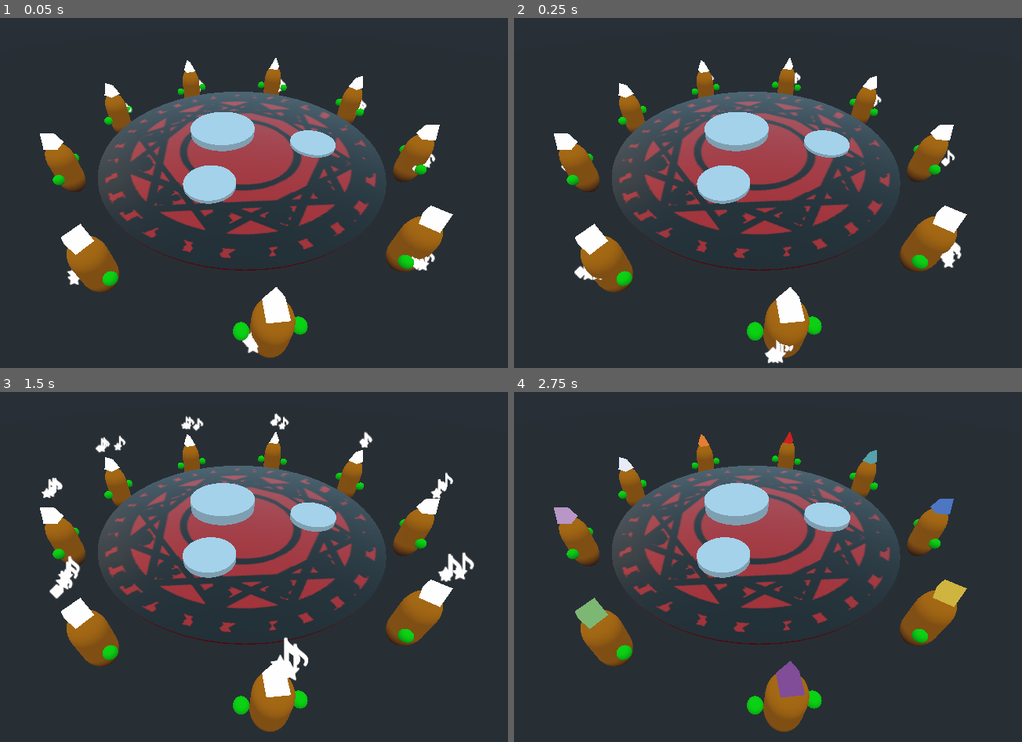
Above: before the commit, frames 1-4 (two rows, left to right).
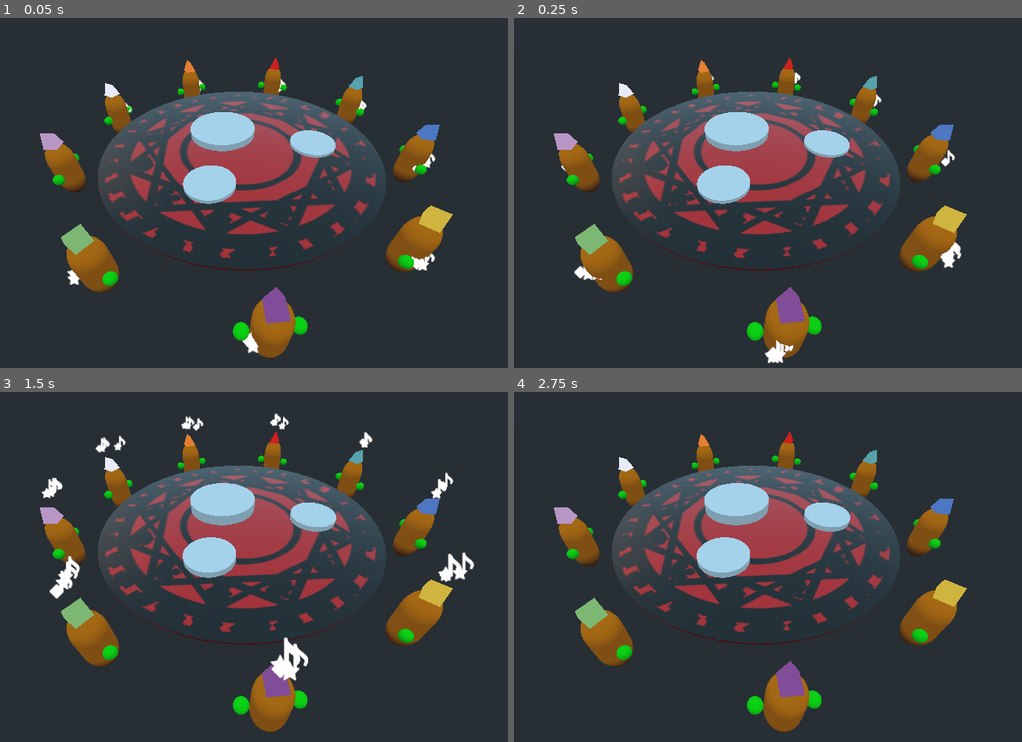
Above: after the commit, the same moments.

Repository: AbeVos/eldee47
Game: Godot game, scene res://scenes/Main.tscn
Same seed, same stepped clock (60 frames per second), same inputs: the game is played once before the commit and once after it. The project has no main scene, so this scene is started directly.
Inputs (mouse positions are in pixels of both pictures, inside the frame that each line leads up to):
- Up to frame 1 (0.05 s): no input
- Up to frame 2 (0.25 s): no input
- Up to frame 3 (1.5 s): tap Enter (ui_accept) at 0.5, 0.77 s; move the mouse to (370, 553) at 0.52 s; click (370, 553) at 0.67 s; drag from (106, 591) to (198, 644) at 1.27 s
- Up to frame 4 (2.75 s): move the mouse to (808, 490) at 2.02 s; click (808, 490) at 2.17 s

The runs differ from the first frame. In frame 1, 1.5% of the frame differs, in the area x 7-90%, y 11-88%; in frame 2, 1.5%; in frame 3, 1.4%; in frame 4, nothing differs.

Commit message:
Zorg dat lichaamsdelen omhoog gaan met een akoord

Diff:
--- a/game/scripts/Choir.gd
+++ b/game/scripts/Choir.gd
@@ -5,84 +5,83 @@
 const CultistResource = preload("res://scenes/Cultist.tscn")
 
 export var groups = {
-	1: [0, 1, 2],
-	2: [1, 3, 5],
-	3: [2, 4, 6],
+    1: [0, 1, 2],
+    2: [1, 3, 5],
+    3: [2, 4, 6],
 }
 export var tones = ["C", "E", "G"]
 
+func _ready():
+    hat_colors()
+
 func _on_Metronome_timeout():
-	# Collect symbols.
-	var symbols = []
+    # Collect symbols.
+    var symbols = []
 
-	for cultist in $Cultists.get_children():
-		symbols.append(cultist.get_pitch(true))
+    for cultist in $Cultists.get_children():
+        symbols.append(cultist.get_pitch(true))
 
+    # Assign symbols to groups.
+    var assignments = assign_symbols(symbols)
 
+    # Notify group managers.
+    for group_key in groups:
+        emit_signal("send_assignments", group_key, assignments[group_key])
 
-	var colors = ["#E8ECFB", "#B997C7", "#824D99", "#4E78C4", "#57A2AC", "#7EB875", "#D0B541","#E67F33", "#CE2220", "#521A13"]
-	for i in range(0, $Cultists.get_child_count()):
-		var hat = $Cultists.get_child(i).get_node("Hat")
-
-		print("Hat", hat)
-
-		var mat = hat.get_surface_material(0).duplicate(true)
-		mat.albedo_color = colors[i]
-		hat.set_surface_material(0, mat)
-
-
-	# Assign symbols to groups.
-	var assignments = assign_symbols(symbols)
-
-	# Notify group managers.
-	for group_key in groups:
-		emit_signal("send_assignments", group_key, assignments[group_key])
-
-	print("symbols: ", symbols)
-	print("assignments: ", assignments)
+    print("symbols: ", symbols)
+    print("assignments: ", assignments)
 
 
 func assign_symbols(symbols):
-	# Go through each singer's symbol and assign them to the first group
-	# that has no singer assigned for that group.
-	var assignments = init_group_assignments()
-	print("init_group_assignments: ", assignments)
+    # Go through each singer's symbol and assign them to the first group
+    # that has no singer assigned for that group.
+    var assignments = init_group_assignments()
+    #print("init_group_assignments: ", assignments)
 
-	for symbol_idx in range(len(symbols)):
-		var symbol = symbols[symbol_idx]
+    for symbol_idx in range(len(symbols)):
+        var symbol = symbols[symbol_idx]
 
-		for group_key in groups:
-			var group = groups[group_key]
+        for group_key in groups:
+            var group = groups[group_key]
 
-			# Flag to check if the symbol has been assigned.
-			var found = false
+            # Flag to check if the symbol has been assigned.
+            var found = false
 
-			for group_symbol_idx in range(len(group)):
-				if assignments[group_key][group_symbol_idx] != null:
-					continue
+            for group_symbol_idx in range(len(group)):
+                if assignments[group_key][group_symbol_idx] != null:
+                    continue
 
-				if symbol == group[group_symbol_idx]:
-					assignments[group_key][group_symbol_idx] = symbol_idx
-					found = true
-					break
+                if symbol == group[group_symbol_idx]:
+                    assignments[group_key][group_symbol_idx] = symbol_idx
+                    found = true
+                    break
 
-			if found:
-				break
+            if found:
+                break
 
-	return assignments
+    return assignments
 
 
 func init_group_assignments():
-	# Create an empty nested array M.
-	# The value M[i][j] for group i and group component j is the index
-	# of the singer.
-	var assignments = {}
+    # Create an empty nested array M.
+    # The value M[i][j] for group i and group component j is the index
+    # of the singer.
+    var assignments = {}
 
-	for group_key in groups:
-		var group = groups[group_key]
-		assignments[group_key] = []
+    for group_key in groups:
+        var group = groups[group_key]
+        assignments[group_key] = []
 
-		for symbol in group:
-			assignments[group_key].append(null)
+        for symbol in group:
+            assignments[group_key].append(null)
 
-	return assignments
+    return assignments
+
+func hat_colors():
+    var colors = ["#E8ECFB", "#B997C7", "#824D99", "#4E78C4", "#57A2AC", "#7EB875", "#D0B541","#E67F33", "#CE2220", "#521A13"]
+    for i in range(0, $Cultists.get_child_count()):
+        var hat = $Cultists.get_child(i).get_node("Hat")
+
+        var mat = hat.get_surface_material(0).duplicate(true)
+        mat.albedo_color = colors[i]
+        hat.set_surface_material(0, mat)
--- a/game/scripts/Monster.gd
+++ b/game/scripts/Monster.gd
@@ -8,47 +8,67 @@
 onready var is_active = true
 
 func _on_Choir_send_assignments(group_key, assignment):
-	pass
-	#print("Group key: ", group_key, " Assignment: ", assignment)
+    print("Group key: ", group_key, " Assignment: ", assignment)
+    var total
+    match group_key:
+        1:
+            for i in range(3):
+
+                if (assignment[i] == null):
+                    return
+
+            $Head.increment_part()
+        2:
+            for i in range(3):
+                if (assignment[i] == null):
+                    return
+
+            $Claw_left.increment_part()
+        3:
+            for i in range(3):
+                if (assignment[i] == null):
+                    return
+
+            $Claw_right.increment_part()
 
 func _process(delta):
-	if (is_active and results.size() >= 3):
-		is_active = false
-		var total = 0
-		for i in range(results.size()):
-			total += i
-		if (total >= results.size()):
-			emit_signal("monster_done")
-		elif (total > 0):
-			emit_signal("monster_partial")
-		else:
-			emit_signal("monster_failed")
+    if (is_active and results.size() >= 3):
+        is_active = false
+        var total = 0
+        for i in range(results.size()):
+            total += i
+        if (total >= results.size()):
+            emit_signal("monster_done")
+        elif (total > 0):
+            emit_signal("monster_partial")
+        else:
+            emit_signal("monster_failed")
 
-		print("We zijn klaar met een totaal van: ", total)
+        print("We zijn klaar met een totaal van: ", total)
 
 
 func _on_IncrementTimer_timeout():
-	#$Head.update_body_part()
-	#$Claw_left.update_body_part()
-	#$Claw_right.update_body_part()
-	pass
+    #$Head.update_body_part()
+    #$Claw_left.update_body_part()
+    #$Claw_right.update_body_part()
+    pass
 
 
 func _on_Head_body_part_failed():
-	results.append(0)
+    results.append(0)
 
 func _on_Claw_left_body_part_failed():
-	results.append(0)
+    results.append(0)
 
 func _on_Claw_right_body_part_failed():
-	results.append(0)
+    results.append(0)
 
 
 func _on_Head_body_part_complete():
-	results.append(1)
+    results.append(1)
 
 func _on_Claw_left_body_part_complete():
-	results.append(1)
+    results.append(1)
 
 func _on_Claw_right_body_part_complete():
-	results.append(1)
+    results.append(1)
